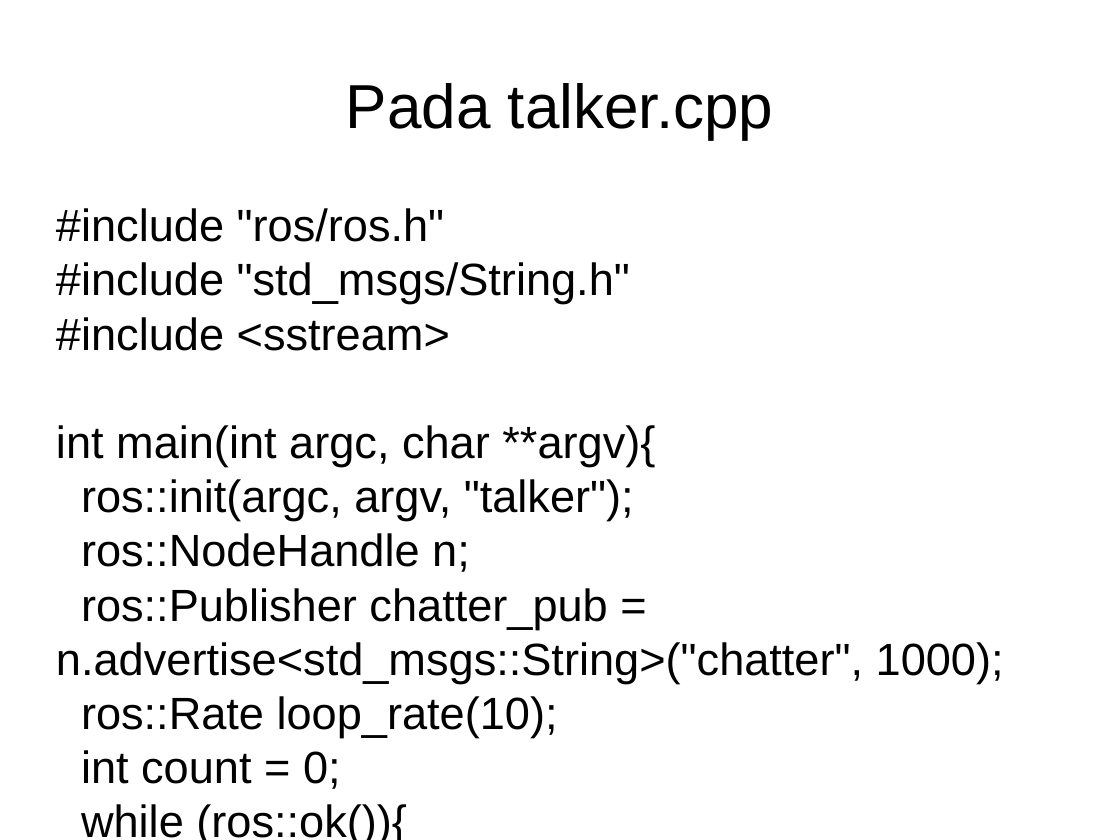
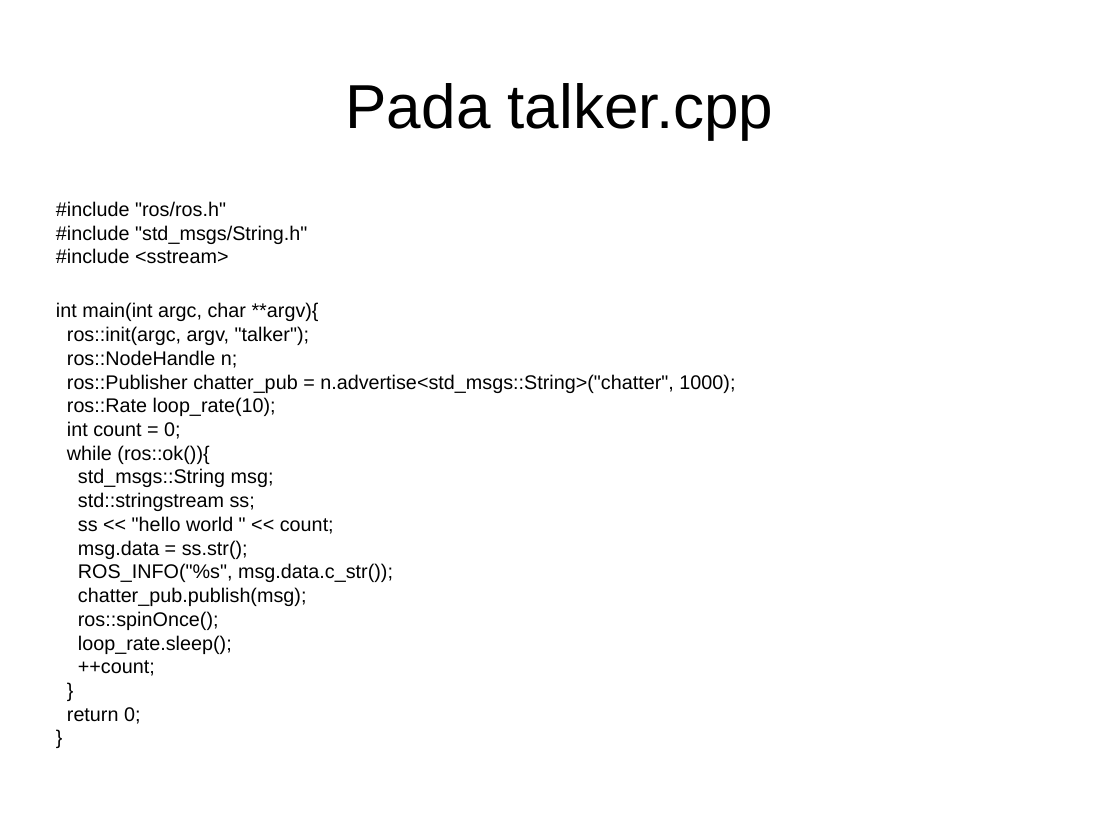
Before and after one commit to lp02781/pelatihan_ros, a slide deck: slide 14 of pelatihan_ros_1.pptx. Drawn at 1120x840 pixels with LibreOffice and Linux fonts; fonts in the diff are those of the drawing. Boxes give left, top, right and bottom in pixels: in the first picture for what was removed or moved away, otherwise in the second. Text is boxed around its words. In the diff, an @@ line names an element or a change of style, - is before the commit and + after.

```diff
--- a/pelatihan_ros_1.pptx
+++ b/pelatihan_ros_1.pptx
@@ text "#include "ros/ros.h"" at (56,201,735,676): size 32 to 14 pt @@
```
Also in this commit, not shown: 10 other slides changed, 1 other file.
